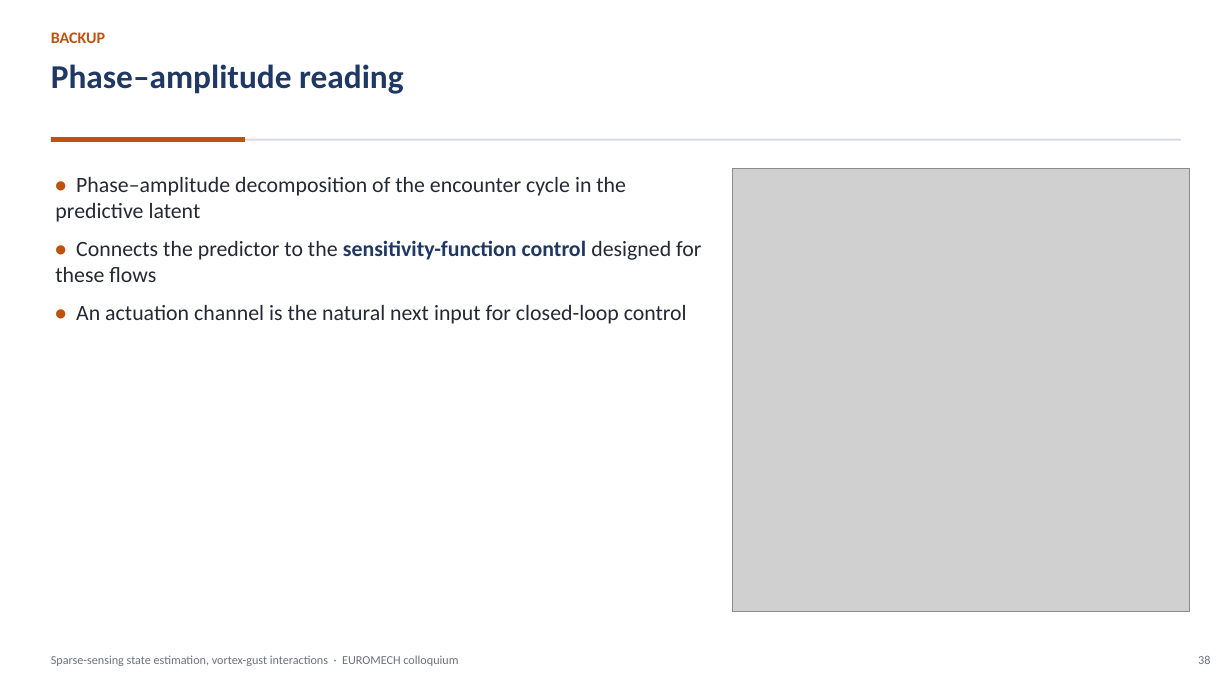
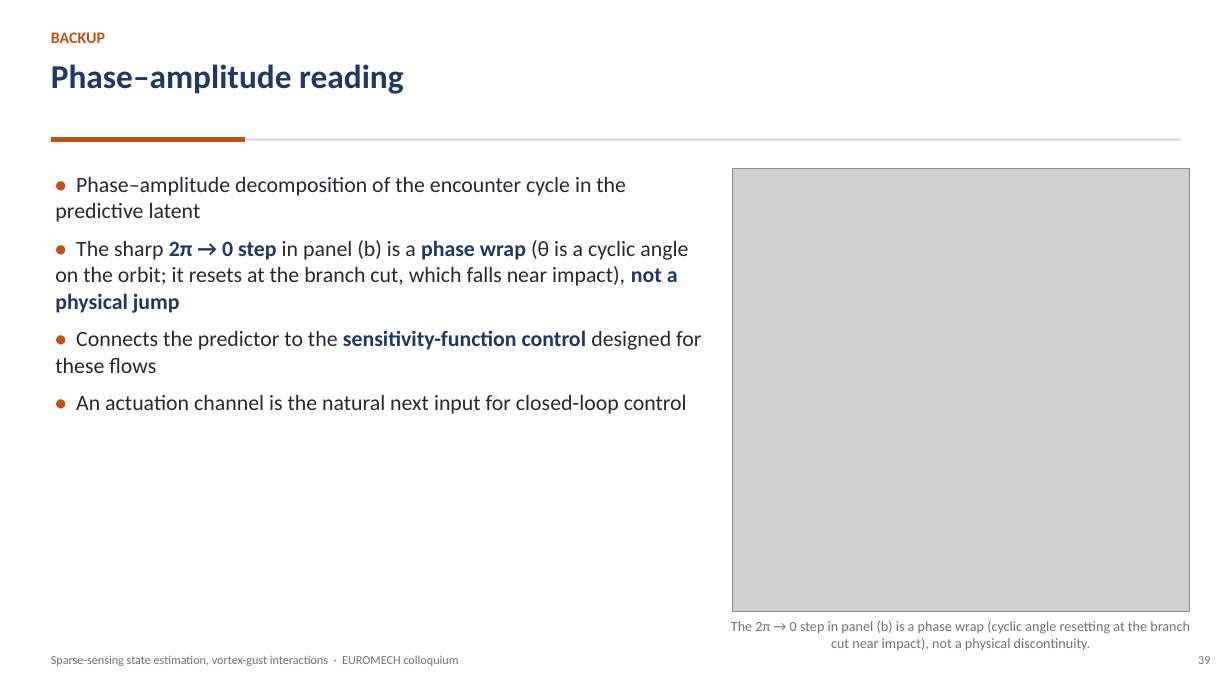
Before and after one commit to sanmi90/GUST-JEPA, a slide deck: slide 39 of paper/talk/euromech_gust_jepa.pptx (slide 38 before the commit). Drawn at 1232x693 pixels with LibreOffice and Linux fonts; fonts in the diff are those of the drawing; grey boxes stand for pictures. Boxes give left, top, right and bottom in pixels: in the first picture for what was removed or moved away, otherwise in the second. Text is boxed around its words. In the diff, an @@ line names an element or a change of style, - is before the commit and + after.

```diff
--- a/paper/talk/euromech_gust_jepa.pptx
+++ b/paper/talk/euromech_gust_jepa.pptx
@@ text at bbox=[55, 240, 688, 313]: paragraph added @@
+• The sharp 2π → 0 step in panel (b) is a phase wrap (θ is a cyclic angle on the orbit; it resets at the branch cut, which falls near impact), not a physical jump
@@ text added at bbox=[731, 621, 1190, 650], 11 pt, text #6B7280 @@
+The 2π → 0 step in panel (b) is a phase wrap (cyclic angle resetting at the branch cut near impact), not a physical discontinuity.
```
Also in this commit, not shown: 29 other slides changed, 1 slide added, 12 other files.
